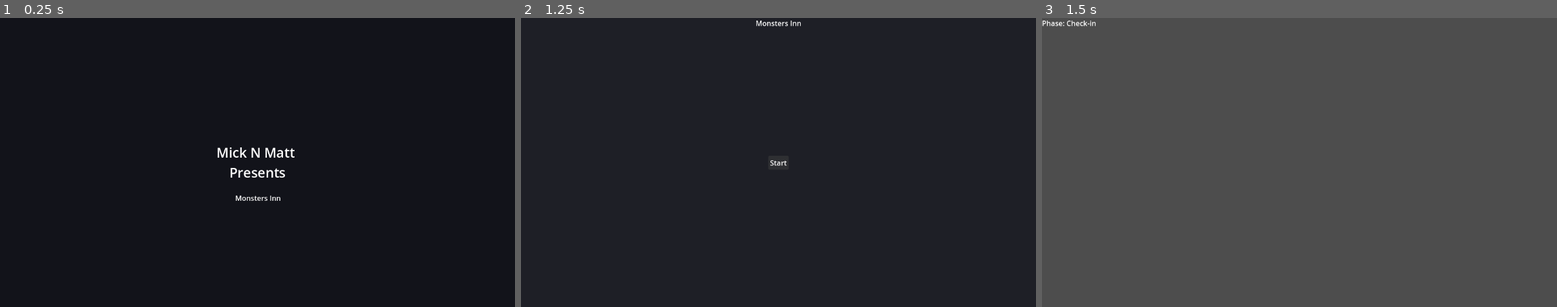
Above: before the commit, frames 1-3 (left to right).
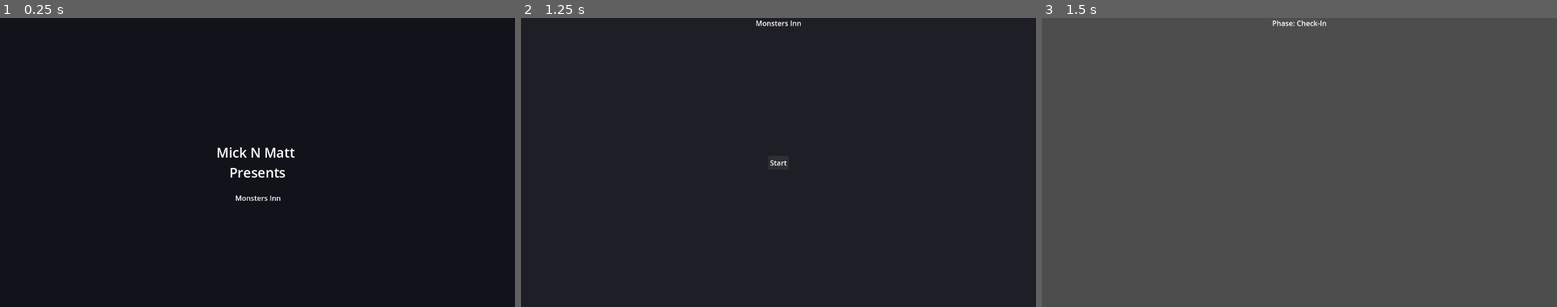
Above: after the commit, the same moments.

Repository: mwhittaker1/monsters_inn
Game: Godot game, scene res://scenes/Splash.tscn
Two runs of this game, one before a commit and one after it. Both use one fixed random seed, a clock stepped at 60 frames per second and the inputs below.
Inputs:
- Up to frame 1 (0.25 s): no input
- Up to frame 2 (1.25 s): tap Enter (ui_accept) at 0.5, 0.77 s; hold Right (ui_right) from 0.53 s (still down)
- Up to frame 3 (1.5 s): release Right (ui_right) at 1.25 s; click "Start" at 1.25 s

Frames 1-2 are identical in both runs. In frame 3, 0.2% of the frame differs, in the area x 0-56%, y 0-3%.
Error before the commit: Parse Error: Unexpected "?" in source. If you want a ternary operator, use "truthy_value if true_condition else falsy_value". (res://scripts/GameManager.gd:41)

Commit message:
Splash screen works, game screen entered, hud works.

Diff:
--- a/project.godot
+++ b/project.godot
@@ -15,10 +15,6 @@
 config/features=PackedStringArray("4.4", "GL Compatibility")
 config/icon="res://icon.svg"
 
-[autoload]
-
-AudioManager="*res://scripts/AudioManager.gd"
-
 [editor]
 
 version_control/main_scene=""
--- a/scenes/game.tscn
+++ b/scenes/game.tscn
@@ -12,7 +12,7 @@
 [ext_resource type="Script" uid="uid://kc84holhcb8s" path="res://scripts/GuestMonster.gd" id="10_3xj3m"]
 
 [node name="Game" type="Node"]
-script = ExtResource("1_400sg")
+script = ExtResource("3_qy1jj")
 
 [node name="Player" type="Node2D" parent="."]
 position = Vector2(64, 64)
@@ -26,7 +26,6 @@
 [node name="SFX" type="AudioStreamPlayer2D" parent="AudioManager"]
 
 [node name="GameManager" type="Node" parent="."]
-script = ExtResource("3_qy1jj")
 
 [node name="EventManager" type="Node" parent="."]
 script = ExtResource("4_3xj3m")
@@ -42,23 +41,41 @@
 
 [node name="HUD" type="Control" parent="UILayer"]
 layout_mode = 3
-anchors_preset = 0
-offset_right = 40.0
+anchors_preset = 5
+anchor_left = 0.5
+anchor_right = 0.5
+offset_left = -20.0
+offset_right = 20.0
 offset_bottom = 40.0
+grow_horizontal = 2
 script = ExtResource("7_7ua8r")
 
 [node name="Phase" type="Label" parent="UILayer/HUD"]
-layout_mode = 0
-offset_right = 40.0
+layout_mode = 1
+anchors_preset = 5
+anchor_left = 0.5
+anchor_right = 0.5
+offset_left = -61.0
+offset_right = 61.0
 offset_bottom = 23.0
+grow_horizontal = 2
 text = "Phase: Check-in"
 
 [node name="TextBox" type="Control" parent="."]
 layout_mode = 3
 anchors_preset = 0
+script = ExtResource("8_r7sob")
+
+[node name="Panel" type="Control" parent="TextBox"]
+layout_mode = 3
+anchors_preset = 0
 offset_right = 40.0
 offset_bottom = 40.0
-script = ExtResource("8_r7sob")
+
+[node name="Text" type="Label" parent="TextBox/Panel"]
+layout_mode = 0
+offset_right = 40.0
+offset_bottom = 23.0
 
 [node name="Rooms" type="Node2D" parent="."]
 
--- a/scripts/EventManager.gd
+++ b/scripts/EventManager.gd
@@ -2,7 +2,6 @@
 
 
 class_name EventManager
-
 
 signal event_spawned(evt)
 
@@ -14,17 +13,14 @@
 	var duration: float
 	var kind: String # "slime_leak", "power_outage", etc.
 
-
 var rng := RandomNumberGenerator.new()
 var active_events: Array[HotelEvent] = []
 var rooms: Array[Node] = [] # Injected from scene
-
 
 func seed_check_in_day(day:int) -> void:
 	# Called at CHECK_IN: spawn monsters in some rooms (done by scene or GameManager)
 	# Could bias tomorrow's random events based on guest mix.
 	pass
-
 
 func roll_random_events() -> void:
 	# Create 1–2 small random events for EXPLORE phase
@@ -42,7 +38,6 @@
 	if room and room.has_method("trigger_event"):
 		room.trigger_event(evt)
 
-
 func clear_events() -> void:
 	for e in active_events:
 		var room := rooms[e.target_room_id]
--- a/scripts/GameManager.gd
+++ b/scripts/GameManager.gd
@@ -3,19 +3,22 @@
 signal phase_changed(new_phase)
 enum Phase { CHECK_IN, EXPLORE, DELIVERY }
 
-@onready var ui_layer: CanvasLayer = $UILayer  # (this IS a scene node)
+@onready var audio     = $AudioManager
+@onready var events    = $EventManager
+@onready var tasks     = $TaskManager
+@onready var inventory = $InventoryManager
+@onready var ui_layer: CanvasLayer = $UILayer
 
-var current_phase: Phase = Phase.CHECK_IN
+var current_phase: int = Phase.CHECK_IN
 var day: int = 1
 var hotel_rating: float = 3.0
 
 func _ready() -> void:
 	_change_phase(Phase.CHECK_IN)
-	# Start music via autoload singleton
-	if AudioManager:
-		AudioManager.play_bgm("lobby")
+	if audio:
+		audio.play_bgm("lobby")
 	else:
-		push_error("AudioManager autoload missing or misnamed")
+		push_error("AudioManager node not found")
 
 func _process(delta: float) -> void:
 	if Input.is_action_just_pressed("ui_page_up"):
@@ -24,32 +27,32 @@
 		_prev_phase()
 
 func _next_phase() -> void:
-	var next := (int(current_phase) + 1) % Phase.size()
-	_change_phase(next)
+	var next_i := (int(current_phase) + 1) % Phase.size()
+	_change_phase(next_i)
 
 func _prev_phase() -> void:
-	var prev := int(current_phase) - 1
-	if prev < 0:
-		prev = Phase.size() - 1
-	_change_phase(prev)  # <- moved outside the if
+	var prev_i := int(current_phase) - 1
+	if prev_i < 0:
+		prev_i = Phase.size() - 1
+	_change_phase(prev_i)
 
 func _change_phase(new_phase: int) -> void:
 	current_phase = new_phase
 	emit_signal("phase_changed", current_phase)
 	match current_phase:
 		Phase.CHECK_IN:
-			AudioManager?.play_bgm("lobby")
-			EventManager?.seed_check_in_day(day)
+			audio.play_bgm("lobby")
+			events.seed_check_in_day(day)
 			ui_layer.get_node("HUD").set_phase_name("Check-In")
 		Phase.EXPLORE:
-			AudioManager?.play_bgm("night")
-			EventManager?.roll_random_events()
+			audio.play_bgm("night")
+			events.roll_random_events()
 			ui_layer.get_node("HUD").set_phase_name("Explore")
 		Phase.DELIVERY:
-			AudioManager?.play_bgm("panic")
+			audio.play_bgm("panic")
 			ui_layer.get_node("HUD").set_phase_name("Delivery")
 
 func end_day() -> void:
-	hotel_rating = clampf(hotel_rating + TaskManager.get_daily_delta(), 1.0, 5.0)
+	hotel_rating = clampf(hotel_rating + tasks.get_daily_delta(), 1.0, 5.0)
 	day += 1
 	_change_phase(Phase.CHECK_IN)
--- a/scripts/Player.gd
+++ b/scripts/Player.gd
@@ -20,7 +20,6 @@
 			_moving = false
 			return
 	global_position = _from.lerp(_to, _t)
-	return
 
 	var dir := Vector2.ZERO
 	if Input.is_action_just_pressed("ui_up"):
